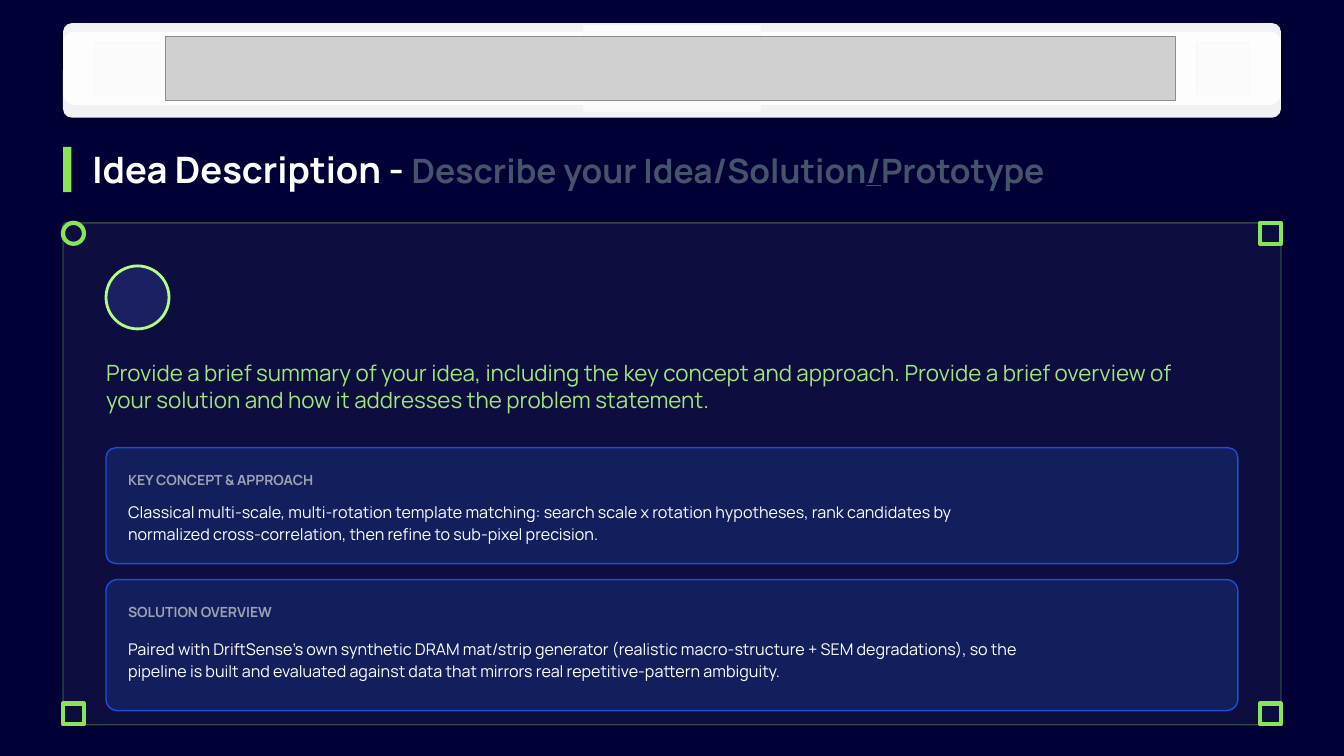
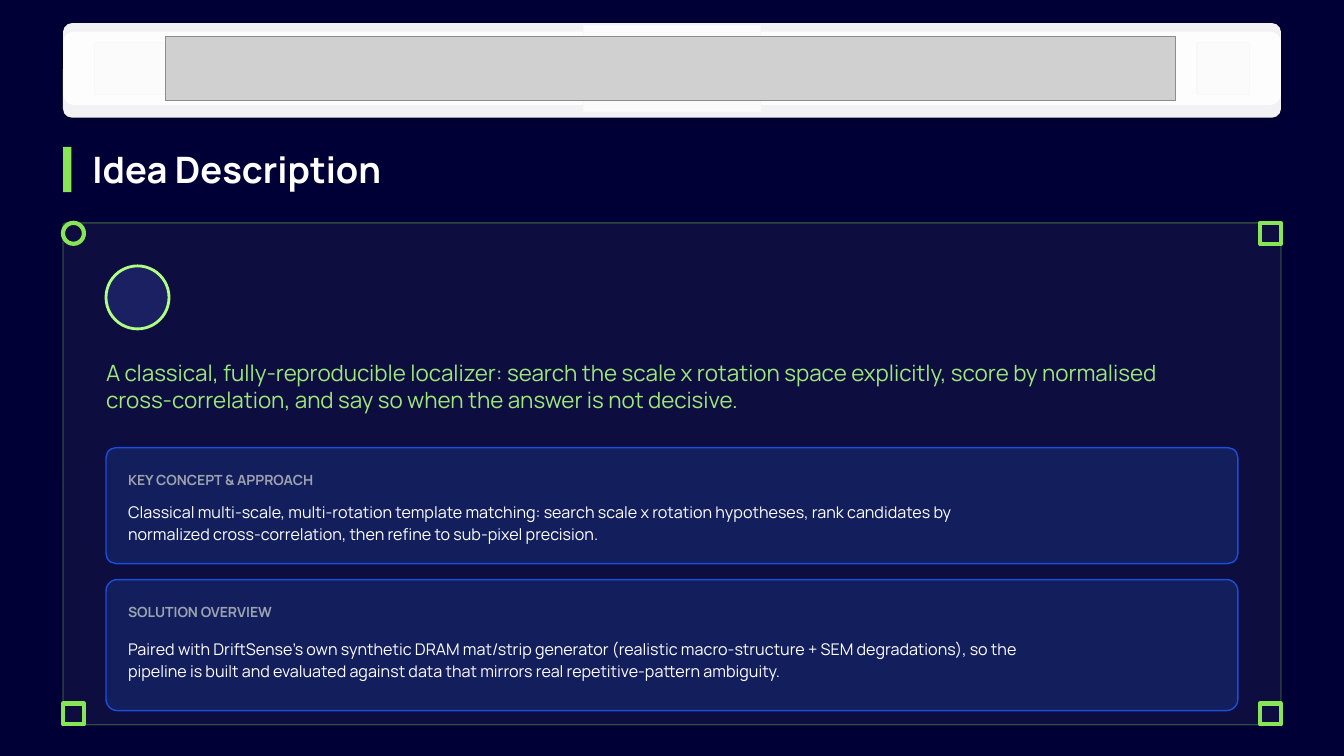
Before and after one commit to teja120805-cyber/Semicon-26---Kacha-Mango, a slide deck: slide 3 of Kaccha Mango_PS02.pptx. Drawn at 1344x756 pixels with LibreOffice and Linux fonts; fonts in the diff are those of the drawing; grey boxes stand for pictures; background and template pictures are left out; a plain dark background stands for a picture behind light text. Boxes give left, top, right and bottom in pixels: in the first picture for what was removed or moved away, otherwise in the second. Text is boxed around its words. In the diff, an @@ line names an element or a change of style, - is before the commit and + after.

```diff
--- a/Kaccha Mango_PS02.pptx
+++ b/Kaccha Mango_PS02.pptx
@@ text at bbox=[92, 156, 381, 192]: text changed; size 24 to 26 pt; text colour #44546A to #FFFFFF @@
-Idea Description - Describe your Idea/Solution/Prototype
+Idea Description
@@ text at bbox=[106, 364, 1156, 414]: text changed @@
-Provide a brief summary of your idea, including the key concept and approach. Provide a brief overview of your solution and how it addresses the problem statement.
+A classical, fully-reproducible localizer: search the scale x rotation space explicitly, score by normalised cross-correlation, and say so when the answer is not decisive.
```
Also in this commit, not shown: 8 other slides changed, 2 other files.
